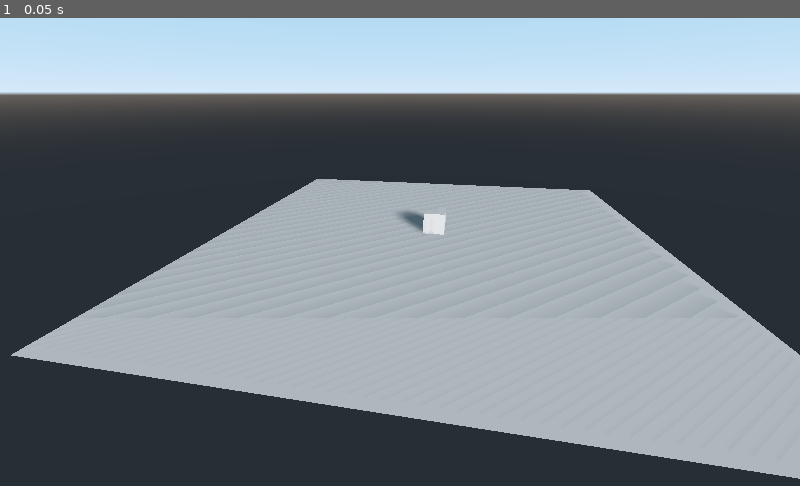
Above: before the commit, frame 1.
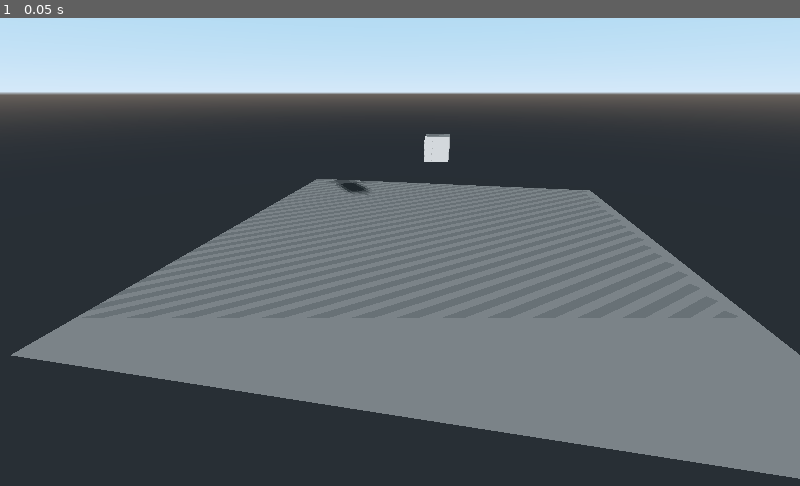
Above: after the commit, the same moment.

Repository: dirkk0/repo-cgl-2021
Game: Godot game, scene res://main.tscn
Two runs of this game, one before a commit and one after it. Both use one fixed random seed, a clock stepped at 60 frames per second and the inputs below.
Inputs:
- Up to frame 1 (0.05 s): no input

The runs differ from the first frame. In frame 1, 37% of the frame differs, in the area x 1-100%, y 24-99%.

Commit message:
vv

Diff:
--- /dev/null
+++ b/godot/main.gd
@@ -0,0 +1,22 @@
+extends Spatial
+
+
+# Declare member variables here. Examples:
+# var a = 2
+# var b = "text"
+
+
+# Called when the node enters the scene tree for the first time.
+func _ready():
+	print("hello world")
+	get_node("Cube").translation.y = 8
+	# $Cube
+	pass # Replace with function body.
+
+
+# Called every frame. 'delta' is the elapsed time since the previous frame.
+#func _process(delta):
+#	pass
+
+func doSomething():
+	pass
--- a/godot/main.tscn
+++ b/godot/main.tscn
@@ -1,4 +1,6 @@
-[gd_scene load_steps=5 format=2]
+[gd_scene load_steps=6 format=2]
+
+[ext_resource path="res://main.gd" type="Script" id=1]
 
 [sub_resource type="PlaneMesh" id=1]
 
@@ -14,6 +16,7 @@
 
 [node name="Main" type="Spatial"]
 transform = Transform( 1, 0, 0, 0, 1, 0, 0, 0, 1, 0, 0.2, 0 )
+script = ExtResource( 1 )
 
 [node name="Plane" type="MeshInstance" parent="."]
 transform = Transform( 20, 0, 0, 0, 20, 0, 0, 0, 20, 0, 0, 0 )
@@ -23,7 +26,7 @@
 transform = Transform( 0.984356, -0.0755671, 0.15916, 0, 0.903351, 0.428901, -0.176188, -0.422191, 0.88922, 2.0674, 12.1692, 29.5036 )
 
 [node name="Cube" type="MeshInstance" parent="."]
-transform = Transform( 1, 0, 0, 0, 1, 0, 0, 0, 1, 0, 1, -1.229 )
+transform = Transform( 1, 0, 0, 0, 1, 0, 0, 0, 1, 0, 1, 0 )
 mesh = SubResource( 2 )
 
 [node name="DirectionalLight" type="DirectionalLight" parent="."]
--- a/godot/project.godot
+++ b/godot/project.godot
@@ -21,3 +21,7 @@
 [physics]
 
 common/enable_pause_aware_picking=true
+
+[rendering]
+
+quality/driver/driver_name="GLES2"
Not shown, added: godot/export_presets.cfg
Binary file added: godot/html5export/index.apple-touch-icon.png
Not shown, added: godot/html5export/index.apple-touch-icon.png.import
Binary file added: godot/html5export/index.icon.png
Not shown, added: godot/html5export/index.icon.png.import
Binary file added: godot/html5export/index.png
Not shown, added: godot/html5export/index.png.import
Not shown, added: godot/html5export/index.audio.worklet.js
Not shown, added: godot/html5export/index.pck
Not shown, added: godot/html5export/index.wasm
